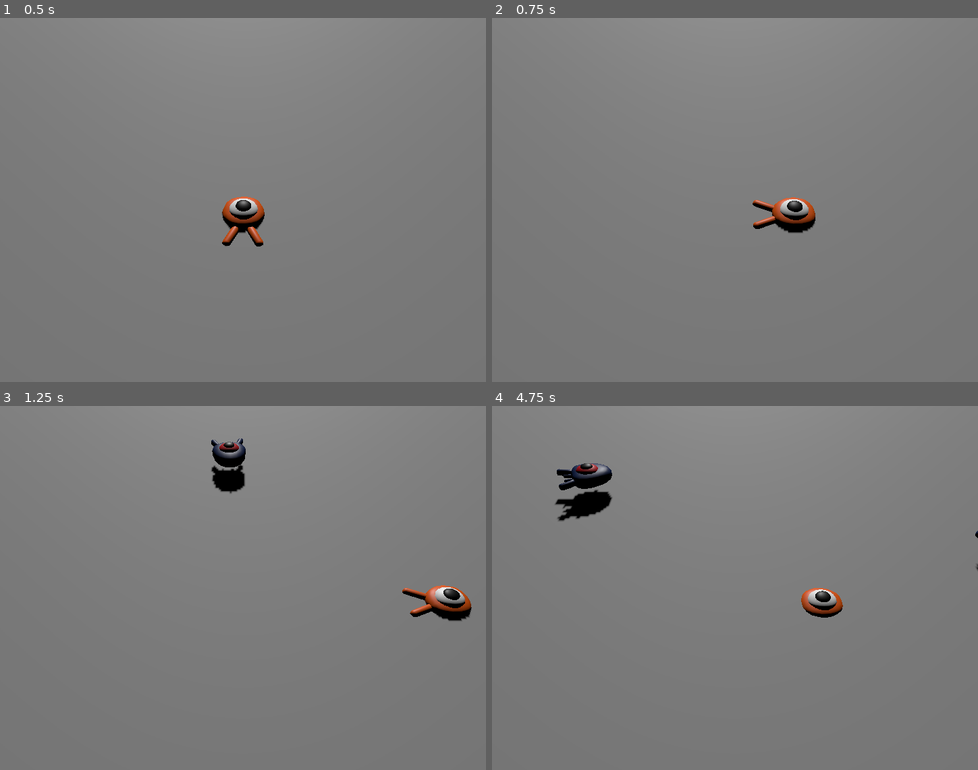
Above: before the commit, frames 1-4 (two rows, left to right).
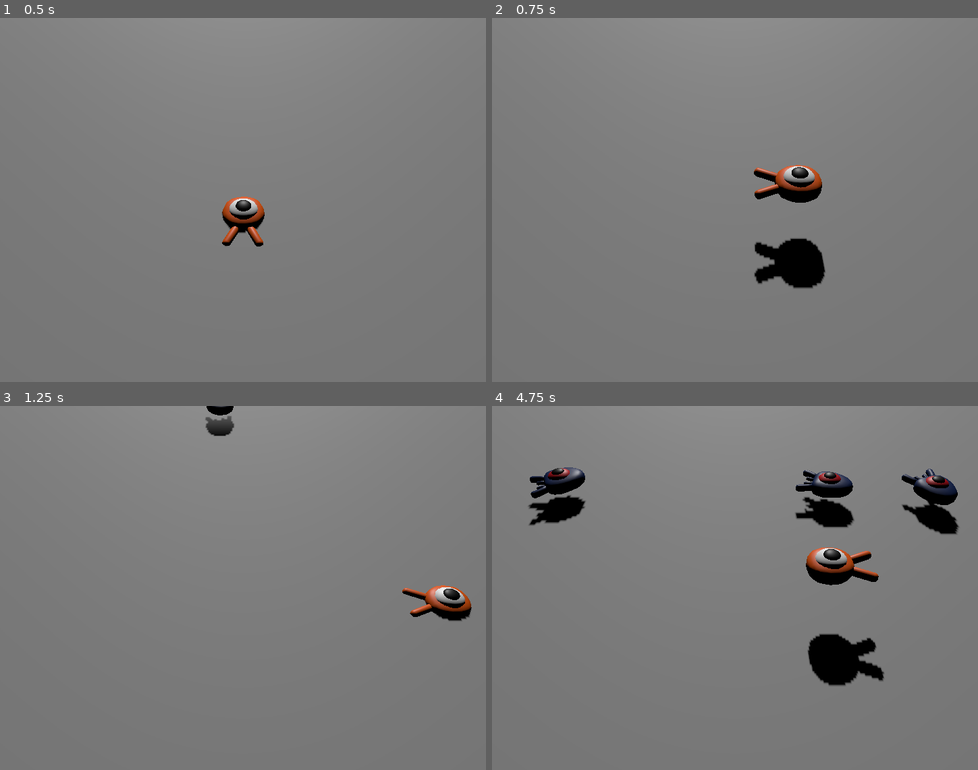
Above: after the commit, the same moments.

Repository: ChrisTague1/godot-3d
Game: Godot game, scene res://main.tscn
Two runs of this game, one before a commit and one after it. Both use one fixed random seed, a clock stepped at 60 frames per second and the inputs below.
Inputs:
- Up to frame 1 (0.5 s): no input
- Up to frame 2 (0.75 s): tap Enter at 0.5 s; hold Right (move_right) from 0.53 s (still down); tap Space (jump) at 0.6 s
- Up to frame 3 (1.25 s): keep holding Right (move_right); tap Space (jump) at 0.77, 1.07 s
- Up to frame 4 (4.75 s): release Right (move_right) at 1.28 s; hold Down (move_back) 1.28-2.03 s; tap Space (jump) at 1.35, 1.52, 1.82, 2.1, 2.85, 3.02, 3.32, 3.6, 3.77, 4.07, 4.35, 4.52 s; hold Right (move_right) 2.03-2.78 s; hold Up (move_forward) 2.78-3.53 s; hold Left (move_left) from 3.53 s (still down)

Frame 1 is identical in both runs. In frame 2, 3.3% of the frame differs, in the area x 53-69%, y 40-75%; in frame 3, 1.2%; in frame 4, 7.2%, in the area x 7-100%, y 15-77%.

Commit message:
more stuff

Diff:
--- a/main.tscn
+++ b/main.tscn
@@ -30,6 +30,8 @@
 
 [node name="Ground" type="StaticBody3D" parent="."]
 transform = Transform3D(1, 0, 0, 0, 1, 0, 0, 0, 1, 0, -1, 0)
+collision_layer = 4
+collision_mask = 0
 
 [node name="CollisionShape3D" type="CollisionShape3D" parent="Ground"]
 transform = Transform3D(1, 0, 0, 0, 1, 0, 0, 0, 1, 0, -1, 0)
--- a/mob.tscn
+++ b/mob.tscn
@@ -6,10 +6,11 @@
 [sub_resource type="BoxShape3D" id="BoxShape3D_nokgg"]
 size = Vector3(1.61208, 0.825562, 2.09143)
 
-[node name="Mob" type="CharacterBody3D"]
+[node name="Mob" type="CharacterBody3D" groups=["mob"]]
+collision_layer = 2
+collision_mask = 0
 script = ExtResource("1_nokgg")
-min_speed = 5
-max_speed = 100
+max_speed = 20
 
 [node name="Pivot" type="Node3D" parent="."]
 
--- a/player.gd
+++ b/player.gd
@@ -2,6 +2,7 @@
 
 @export var speed = 14
 @export var fall_acceleration = 75
+@export var jump_impluse = 20
 
 var target_velocity = Vector3.ZERO
 
@@ -27,5 +28,8 @@
 	if not is_on_floor():
 		target_velocity.y = target_velocity.y - (fall_acceleration * delta)
 
+	if is_on_floor() and Input.is_action_just_pressed("jump"):
+		target_velocity.y = jump_impluse
+
 	velocity = target_velocity
 	move_and_slide()
--- a/player.tscn
+++ b/player.tscn
@@ -7,6 +7,7 @@
 radius = 0.8
 
 [node name="Player" type="CharacterBody3D"]
+collision_mask = 6
 script = ExtResource("1_onrkg")
 
 [node name="Pivot" type="Node3D" parent="."]
--- a/project.godot
+++ b/project.godot
@@ -66,6 +66,12 @@
 ]
 }
 
+[layer_names]
+
+3d_physics/layer_1="player"
+3d_physics/layer_2="enemies"
+3d_physics/layer_3="world"
+
 [rendering]
 
 anti_aliasing/quality/msaa_3d=2
